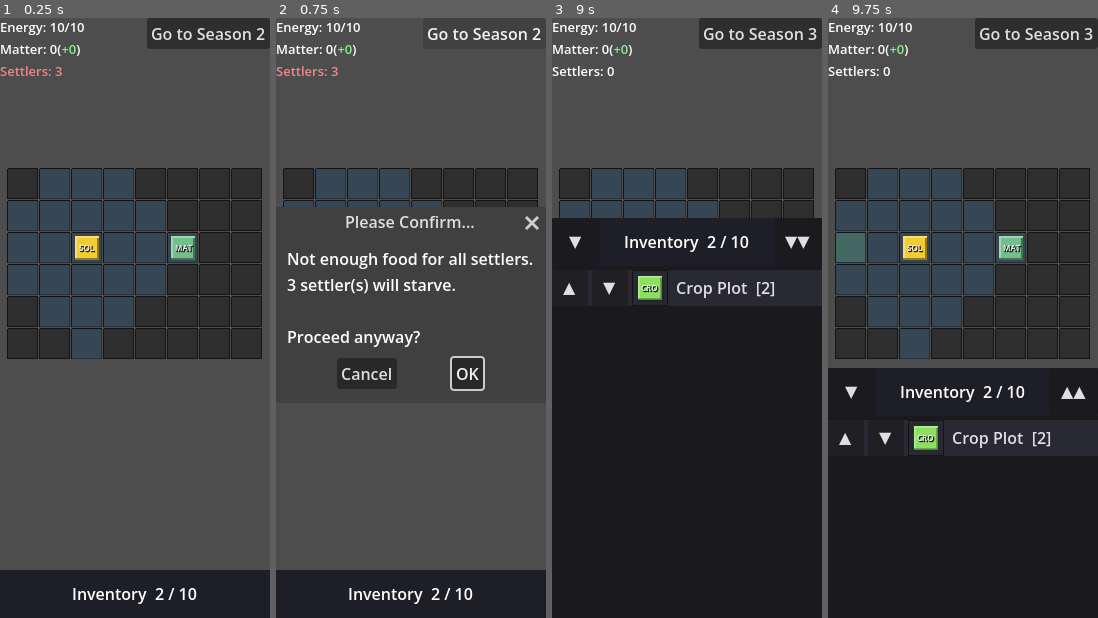
Above: before the commit, frames 1-4 (left to right).
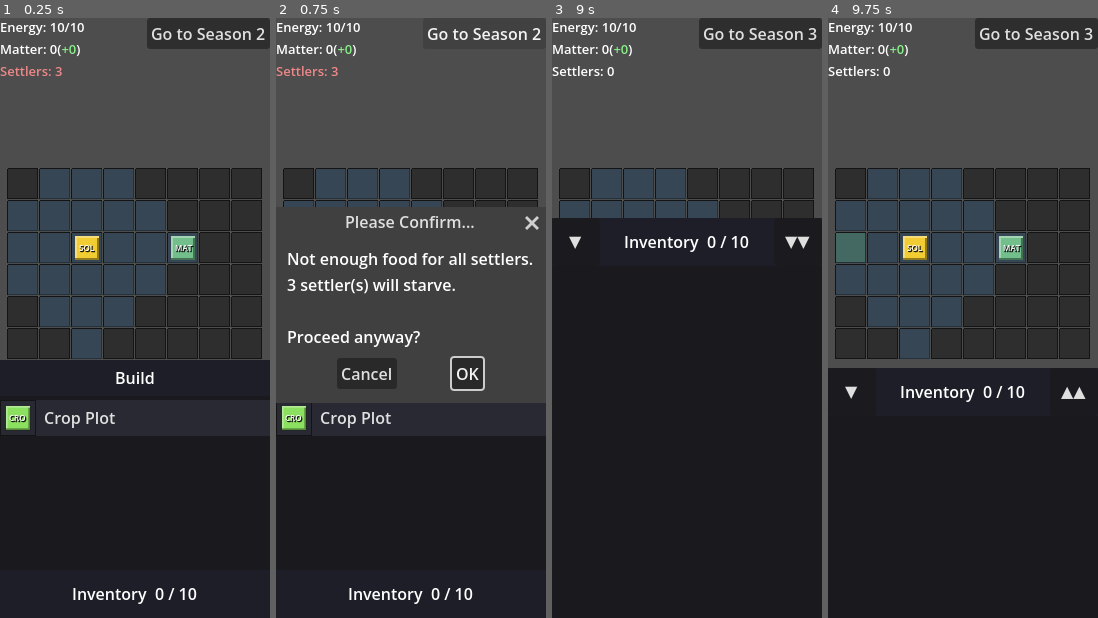
Above: after the commit, the same moments.

Repository: Kirkules/exofarm-vibe
Game: Godot game, scene res://scenes/game/game.tscn
Two runs of this game, one before a commit and one after it. Both use one fixed random seed, a clock stepped at 60 frames per second and the inputs below.
Inputs (mouse positions are in pixels of both pictures, inside the frame that each line leads up to):
- Up to frame 1 (0.25 s): no input
- Up to frame 2 (0.75 s): click "Go to Season 2" at 0.5 s
- Up to frame 3 (9 s): click "Go to Season 2" at 1.25 s; click "OK" at 2 s; click "Inventory 2 / 10" (after the commit: "Inventory 0 / 10") at 2.75 s; click "▼" at 3.5 s; click "Go to Season 3" at 4.25 s; click "Go to Season 3" at 5 s; click "OK" at 5.75 s; click (570, 420) at 6.5 s, where only the run after the commit has a clickable "CRO"; click (705, 420) at 7.25 s, where only the run after the commit has a clickable "Crop Plot"; click "Inventory 2 / 10" (after the commit: "Inventory 0 / 10") at 8 s; click "▲▲" at 8.75 s
- Up to frame 4 (9.75 s): click "▼" at 9.5 s

The runs differ from the first frame. In frame 1, 35% of the frame differs, in the area x 0-100%, y 57-97%; in frame 2, 28%; in frame 3, 0.8%; in frame 4, 0.8%.

Commit message:
Add build menu, UNBUILT/BUILT state, and fix BuildMenu init crash
Buildings are now placed via a build menu (visible when inventory is
collapsed) rather than appearing in the inventory. UNBUILT buildings
flash and are discarded if dropped off-grid; they transition to BUILT
at season confirmation. Also fixes crash where set_definitions() was
called before add_child() on BuildMenu.

Co-Authored-By: Claude Sonnet 4.6 <noreply@anthropic.com>

Diff:
--- a/scenes/game/game.gd
+++ b/scenes/game/game.gd
@@ -22,9 +22,19 @@
 ## Timer that drives the placeholder simulation phase duration.
 var _sim_timer: Timer
 var _sim_overlay: SimulationOverlay
+var _build_menu: BuildMenu
 
 enum Phase { PLANNING, SIMULATION }
 var _phase: Phase = Phase.PLANNING
+
+## Build state for each placed piece.  UNBUILT = placed this planning phase,
+## flashing, discarded if dragged off-grid.  BUILT = permanent, cannot move.
+enum BuildState { UNBUILT, BUILT }
+var _piece_build_state: Dictionary = {}    # piece_id -> BuildState
+## Build state carried by the currently held piece.
+var _held_build_state: BuildState = BuildState.BUILT
+## The pending InventoryItem created for a build-menu selection (not from _inventory).
+var _pending_menu_item: InventoryItem = null
 
 ## Duration of the placeholder simulation animation (seconds).
 const SIMULATION_PLACEHOLDER_DURATION := 2.0
@@ -59,11 +69,18 @@
 	_sim_overlay.size     = Vector2(270.0, grid_bottom - overlay_top)
 	_ui_layer.add_child(_sim_overlay)
 
-	# Pre-place starting buildings directly on the grid.
+	# Build menu — shown below the grid when the inventory is collapsed.
+	var viewport_h: float = get_viewport().get_visible_rect().size.y
+	_build_menu = BuildMenu.new()
+	_build_menu.position = Vector2(0.0, grid_bottom)
+	_build_menu.size     = Vector2(270.0, viewport_h - grid_bottom - InventoryUI.COLLAPSED_H)
+	_build_menu.building_requested.connect(_on_building_requested)
+	_ui_layer.add_child(_build_menu)  # _ready() fires here, initialising _item_list
+	_build_menu.set_definitions(_buildable_definitions())
+	inventory_ui.state_changed.connect(_on_inventory_state_changed)
+
+	# Pre-place starting buildings directly on the grid (as BUILT).
 	_place_starting_buildings()
-	# Seed inventory with starting placeable items.
-	for def: PlaceableDefinition in _starting_placeables():
-		_inventory.add(InventoryItem.new(def.display_name, def.slot_size, def))
 
 ## Builds starting building definitions and places them directly on the grid.
 func _place_starting_buildings() -> void:
@@ -100,9 +117,9 @@
 		farm_grid.place_piece_at(def.shape, row, col, def.display_name)
 		# _held_item cleared by _on_piece_placed_on_grid
 
-func _starting_placeables() -> Array[PlaceableDefinition]:
+## Returns the definitions available in the build menu this run.
+func _buildable_definitions() -> Array[PlaceableDefinition]:
 	var result: Array[PlaceableDefinition] = []
-
 	var crop_shape: PieceShape = PieceShape.new()
 	crop_shape.color = Color(0.55, 0.88, 0.38)
 	crop_shape.effect_range = 1
@@ -110,9 +127,16 @@
 	crop_plot.display_name = "Crop Plot"
 	crop_plot.shape = crop_shape
 	result.append(crop_plot)
-	result.append(crop_plot)  # two copies
-
 	return result
+
+func _on_building_requested(def: PlaceableDefinition) -> void:
+	if farm_grid.has_held_piece or farm_grid.has_pending_pickup:
+		return
+	_pending_menu_item = InventoryItem.new(def.display_name, 1, def)
+	farm_grid.begin_pending_inventory_hold(_pending_menu_item)
+
+func _on_inventory_state_changed(collapsed: bool) -> void:
+	_build_menu.visible = collapsed
 
 func _unhandled_input(event: InputEvent) -> void:
 	# Phase 0: Enter/space rotates the held piece clockwise.
@@ -128,13 +152,18 @@
 func _on_inventory_item_pickup_confirmed(item: InventoryItem) -> void:
 	_held_item = item
 	_inventory.remove(item)
+	# Items selected from the build menu (not _inventory) start UNBUILT.
+	_held_build_state = BuildState.UNBUILT if item == _pending_menu_item else BuildState.BUILT
+	_pending_menu_item = null
 	var def: PlaceableDefinition = item.data as PlaceableDefinition
 	var pr: int = (def as BuildingDefinition).power_range if def is BuildingDefinition else 0
 	farm_grid.set_held_power_range(pr)
 
 func _on_piece_picked_up_from_grid(piece_id: int, _shape: PieceShape) -> void:
 	_held_item = _placed_items.get(piece_id, null)
+	_held_build_state = _piece_build_state.get(piece_id, BuildState.BUILT)
 	_placed_items.erase(piece_id)
+	_piece_build_state.erase(piece_id)
 	_piece_active.erase(piece_id)
 	if _held_item:
 		farm_grid.set_held_hint(_held_item.display_name)
@@ -148,15 +177,21 @@
 		_placed_items[piece_id] = _held_item
 	_held_item = null
 	var def: PlaceableDefinition = (_placed_items[piece_id].data if _placed_items.has(piece_id) else null) as PlaceableDefinition
+	_piece_build_state[piece_id] = _held_build_state
+	var is_unbuilt: bool = _held_build_state == BuildState.UNBUILT
+	_held_build_state = BuildState.BUILT  # reset for next placement
 	farm_grid.set_piece_moveable(piece_id, true)
-	farm_grid.set_piece_toggleable(piece_id, def is BuildingDefinition)
+	farm_grid.set_piece_toggleable(piece_id, def is BuildingDefinition and not is_unbuilt)
+	farm_grid.set_piece_flashing(piece_id, is_unbuilt)
 	farm_grid.set_held_power_range(0)
 	_recompute_power()
 
 func _on_piece_hold_cancelled(_shape: PieceShape) -> void:
-	if _held_item:
+	# UNBUILT pieces (from build menu or picked up off grid) are discarded on drop.
+	if _held_build_state != BuildState.UNBUILT and _held_item:
 		_inventory.add(_held_item)
-		_held_item = null
+	_held_item = null
+	_held_build_state = BuildState.BUILT
 	farm_grid.set_held_power_range(0)
 
 func _on_piece_returned_to_grid(piece_id: int) -> void:
@@ -164,8 +199,12 @@
 		_placed_items[piece_id] = _held_item
 	_held_item = null
 	var def: PlaceableDefinition = (_placed_items[piece_id].data if _placed_items.has(piece_id) else null) as PlaceableDefinition
+	_piece_build_state[piece_id] = _held_build_state
+	var is_unbuilt: bool = _held_build_state == BuildState.UNBUILT
+	_held_build_state = BuildState.BUILT
 	farm_grid.set_piece_moveable(piece_id, true)
-	farm_grid.set_piece_toggleable(piece_id, def is BuildingDefinition)
+	farm_grid.set_piece_toggleable(piece_id, def is BuildingDefinition and not is_unbuilt)
+	farm_grid.set_piece_flashing(piece_id, is_unbuilt)
 	farm_grid.set_held_power_range(0)
 	_recompute_power()
 
@@ -336,9 +375,13 @@
 ## Lock in the grid and start the simulation phase.
 func _begin_simulation() -> void:
 	_phase = Phase.SIMULATION
-	# Lock buildings in place; other pieces remain moveable for next planning phase.
 	for piece_id: int in _placed_items:
 		var def: PlaceableDefinition = _placed_items[piece_id].data as PlaceableDefinition
+		# Transition UNBUILT → BUILT: stop flashing, then apply moveable lock.
+		if _piece_build_state.get(piece_id, BuildState.BUILT) == BuildState.UNBUILT:
+			_piece_build_state[piece_id] = BuildState.BUILT
+			farm_grid.set_piece_flashing(piece_id, false)
+			farm_grid.set_piece_toggleable(piece_id, def is BuildingDefinition)
 		farm_grid.set_piece_moveable(piece_id, def.moveable if def else true)
 	farm_grid.set_planning_active(false)
 	hud_ui.set_simulation_active(true)
--- a/scenes/game/grid/farm_grid.gd
+++ b/scenes/game/grid/farm_grid.gd
@@ -105,6 +105,8 @@
 var _piece_label_hints:  Dictionary = {}  # piece_id -> String (display name for label)
 var _piece_moveable:     Dictionary = {}  # piece_id -> bool (false = fixed, cannot be picked up)
 var _piece_toggleable:   Dictionary = {}  # piece_id -> bool (true = double-tap fires piece_double_tapped)
+var _piece_flashing:     Dictionary = {}  # piece_id -> bool (UNBUILT pieces pulse opacity)
+var _flash_time:         float      = 0.0
 var _held_sprite:        Sprite2D   = null
 var _held_label:         Label      = null
 var _held_label_hint:    String     = ""
@@ -163,6 +165,13 @@
 	_held_sprite_layer.add_child(_held_label)
 
 func _process(delta: float) -> void:
+	# Update UNBUILT flash independently of planning_active (harmless during simulation
+	# since all pieces will have been transitioned to BUILT before simulation starts).
+	_flash_time = fmod(_flash_time + delta, 2.0)
+	for piece_id: int in _piece_flashing:
+		if _piece_flashing[piece_id] and _piece_sprites.has(piece_id):
+			var alpha: float = 0.75 + 0.25 * cos(TAU * _flash_time / 2.0)
+			_piece_sprites[piece_id].modulate = Color(1.0, 1.0, 1.0, alpha)
 	if not planning_active:
 		return
 	if _pending_input != InputSource.NONE:
@@ -667,6 +676,13 @@
 func set_piece_toggleable(piece_id: int, toggleable: bool) -> void:
 	_piece_toggleable[piece_id] = toggleable
 
+## Enable or disable the UNBUILT flash pulse on a piece.
+## Disabling restores the sprite to full opacity.
+func set_piece_flashing(piece_id: int, flashing: bool) -> void:
+	_piece_flashing[piece_id] = flashing
+	if not flashing and _piece_sprites.has(piece_id):
+		_piece_sprites[piece_id].modulate = Color.WHITE
+
 ## Dim (active=false) or restore (active=true) a placed piece sprite.
 func set_piece_active_visual(piece_id: int, active: bool) -> void:
 	if _piece_sprites.has(piece_id):
@@ -745,6 +761,7 @@
 	_piece_label_hints.erase(piece_id)
 	_piece_moveable.erase(piece_id)
 	_piece_toggleable.erase(piece_id)
+	_piece_flashing.erase(piece_id)
 
 # ---------------------------------------------------------------------------
 # Helpers
--- /dev/null
+++ b/scenes/game/ui/build_menu.gd
@@ -0,0 +1,123 @@
+class_name BuildMenu
+extends Control
+
+## Panel shown below the grid when the inventory is collapsed.
+## Lists available buildable definitions; tapping one emits building_requested
+## so game.gd can begin the pending-hold flow for grid placement.
+
+signal building_requested(def: PlaceableDefinition)
+
+const ROW_H        := 36
+const COLOR_BG     := Color(0.10, 0.10, 0.12)
+const COLOR_HEADER := Color(0.12, 0.12, 0.16)
+const COLOR_ROW    := Color(0.16, 0.16, 0.20)
+
+var _definitions: Array[PlaceableDefinition] = []
+var _item_list: VBoxContainer
+
+
+func _ready() -> void:
+	_build_ui()
+
+# ---------------------------------------------------------------------------
+# Public
+# ---------------------------------------------------------------------------
+
+func set_definitions(defs: Array[PlaceableDefinition]) -> void:
+	_definitions = defs
+	_rebuild_rows()
+
+# ---------------------------------------------------------------------------
+# Build (once)
+# ---------------------------------------------------------------------------
+
+func _build_ui() -> void:
+	var root: PanelContainer = PanelContainer.new()
+	root.set_anchors_and_offsets_preset(Control.PRESET_FULL_RECT)
+	var bg: StyleBoxFlat = StyleBoxFlat.new()
+	bg.bg_color = COLOR_BG
+	root.add_theme_stylebox_override("panel", bg)
+	add_child(root)
+
+	var vbox: VBoxContainer = VBoxContainer.new()
+	vbox.set_anchors_and_offsets_preset(Control.PRESET_FULL_RECT)
+	root.add_child(vbox)
+
+	var header: PanelContainer = PanelContainer.new()
+	header.custom_minimum_size = Vector2(0, ROW_H)
+	var hs: StyleBoxFlat = StyleBoxFlat.new()
+	hs.bg_color = COLOR_HEADER
+	header.add_theme_stylebox_override("panel", hs)
+	vbox.add_child(header)
+
+	var title: Label = Label.new()
+	title.text = "Build"
+	title.set_anchors_and_offsets_preset(Control.PRESET_FULL_RECT)
+	title.horizontal_alignment = HORIZONTAL_ALIGNMENT_CENTER
+	title.vertical_alignment = VERTICAL_ALIGNMENT_CENTER
+	title.mouse_filter = Control.MOUSE_FILTER_IGNORE
+	header.add_child(title)
+
+	var scroll: ScrollContainer = ScrollContainer.new()
+	scroll.size_flags_vertical = Control.SIZE_EXPAND_FILL
+	vbox.add_child(scroll)
+
+	_item_list = VBoxContainer.new()
+	_item_list.size_flags_horizontal = Control.SIZE_EXPAND_FILL
+	scroll.add_child(_item_list)
+
+# ---------------------------------------------------------------------------
+# Rows
+# ---------------------------------------------------------------------------
+
+func _rebuild_rows() -> void:
+	for child: Node in _item_list.get_children():
+		child.queue_free()
+	for def: PlaceableDefinition in _definitions:
+		_item_list.add_child(_make_row(def))
+
+func _make_row(def: PlaceableDefinition) -> PanelContainer:
+	var row: PanelContainer = PanelContainer.new()
+	row.custom_minimum_size = Vector2(0, ROW_H)
+	var style: StyleBoxFlat = StyleBoxFlat.new()
+	style.bg_color = COLOR_ROW
+	row.add_theme_stylebox_override("panel", style)
+
+	var hbox: HBoxContainer = HBoxContainer.new()
+	row.add_child(hbox)
+
+	if def.shape != null:
+		var icon_btn: Button = Button.new()
+		icon_btn.custom_minimum_size = Vector2(ROW_H, ROW_H)
+		icon_btn.flat = true
+		icon_btn.button_down.connect(func() -> void: building_requested.emit(def))
+		hbox.add_child(icon_btn)
+		var icon: TextureRect = TextureRect.new()
+		icon.texture = PieceSpriteGenerator.generate_icon(def.shape, def.shape.color)
+		icon.stretch_mode = TextureRect.STRETCH_KEEP_ASPECT_CENTERED
+		icon.set_anchors_and_offsets_preset(Control.PRESET_FULL_RECT)
+		icon.texture_filter = CanvasItem.TEXTURE_FILTER_NEAREST
+		icon.mouse_filter = Control.MOUSE_FILTER_IGNORE
+		icon_btn.add_child(icon)
+		var icon_lbl: Label = Label.new()
+		icon_lbl.text = def.shape.get_label(def.display_name)
+		icon_lbl.set_anchors_and_offsets_preset(Control.PRESET_FULL_RECT)
+		icon_lbl.horizontal_alignment = HORIZONTAL_ALIGNMENT_CENTER
+		icon_lbl.vertical_alignment = VERTICAL_ALIGNMENT_CENTER
+		icon_lbl.mouse_filter = Control.MOUSE_FILTER_IGNORE
+		icon_lbl.add_theme_font_size_override("font_size", 8)
+		icon_lbl.add_theme_color_override("font_color", Color.WHITE)
+		icon_lbl.add_theme_color_override("font_shadow_color", Color(0.0, 0.0, 0.0, 0.85))
+		icon_lbl.add_theme_constant_override("shadow_offset_x", 1)
+		icon_lbl.add_theme_constant_override("shadow_offset_y", 1)
+		icon_btn.add_child(icon_lbl)
+
+	var name_btn: Button = Button.new()
+	name_btn.text = def.display_name
+	name_btn.size_flags_horizontal = Control.SIZE_EXPAND_FILL
+	name_btn.alignment = HORIZONTAL_ALIGNMENT_LEFT
+	name_btn.flat = true
+	name_btn.button_down.connect(func() -> void: building_requested.emit(def))
+	hbox.add_child(name_btn)
+
+	return row
--- a/scenes/game/ui/inventory_ui.gd
+++ b/scenes/game/ui/inventory_ui.gd
@@ -24,6 +24,8 @@
 
 ## Emitted when the player taps an item and wants to pick it up (e.g. a piece shape).
 signal item_requested(item: InventoryItem)
+## Emitted whenever the panel state changes; collapsed=true when the panel is collapsed.
+signal state_changed(collapsed: bool)
 
 var _inventory: Inventory = null
 var _state: PanelState = PanelState.COLLAPSED
@@ -96,6 +98,7 @@
 func _set_state(s: PanelState) -> void:
 	_state = s
 	_apply_state()
+	state_changed.emit(s == PanelState.COLLAPSED)
 
 func _apply_state() -> void:
 	for child: Node in _header_panel.get_children():
--- a/scripts/autoloads/game_state.gd
+++ b/scripts/autoloads/game_state.gd
@@ -7,7 +7,6 @@
 var settler_names: Array[String] = ["Alice", "Bruno", "Carmen"]
 var morale: int = 10
 var energy_capacity: int = 0
-var matter_capacity: int = 10
 var energy: int = 0
 var matter: int = 0
 
Not shown, added: scenes/game/ui/build_menu.gd.uid
Not shown, changed: PLAN.md
Not shown, changed: claude_interactions.md
